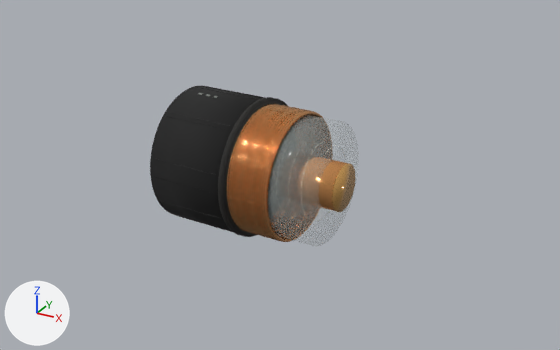
The glTF model public/models/rf-hj5-macro.glb: old version first, new version second.
The view is the same before and after, from a 50 mm camera at (12.9, -22.36, 11.06) aimed at (0.41, 0.34, -0.29). The axes (+X, +Y, +Z) are drawn at lower left. The lights are the same throughout. The picture after the commit comes second. Where no turn or scale is listed for an object, it has been applied to the vertices. Vertices at exactly the same position are counted once.

Names of what the first picture shows: 'air dielectric visual envelope', 'annular corrugated solid shield', 'hardline jacket cut wall', 'macro hardline jacket body', 'polished conductor cut face glow', 'polished solid center conductor' and 2 more.
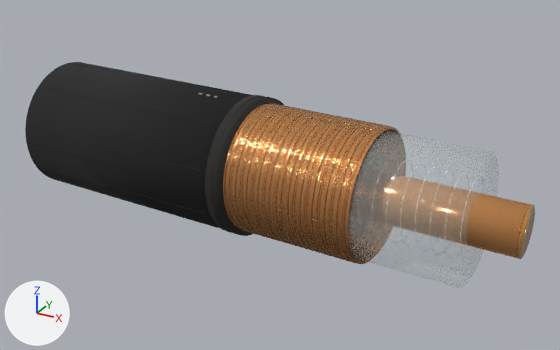
Pixel boxes (x1, y1, x2, y2) of what changed, in the pictures (560 x 350 px):
'air dielectric visual envelope', reshaped, moved: before (268, 115, 359, 247); after (348, 130, 499, 288)
'macro hardline jacket body', reshaped, moved (94% wider, 14% taller): before (150, 86, 266, 232); after (25, 62, 251, 229)
'annular corrugated solid shield', reshaped (82% wider, 17% taller): before (227, 104, 323, 242); after (223, 103, 399, 264)
'polished solid center conductor', reshaped, moved: before (319, 160, 347, 211); after (467, 194, 531, 259)
'hardline jacket cut wall', reshaped, moved (14% wider): before (218, 98, 288, 237); after (205, 95, 285, 236)
'polished conductor cut face glow', moved: before (332, 163, 356, 212); after (518, 204, 535, 259)

The change in detail:
me_cylinder_002 is used by ob_air_dielectric_visual_envelope; location (1.88, -0.08, 0.0).
me_cylinder_002 had 192 vertices, 380 faces and spanned x -0.87..0.87, y -2.24..2.24, z -2.2..2.2.
me_cylinder_002 now has 192 vertices, 380 faces and spans x -2.36..2.36, y -2.3..2.3, z -2.2..2.2.
me_cylinder_002 part 1: the whole mesh is multiplied about its middle by the matrix ((2.944, -0.085, 0.0), (-0.085, 1.004, 0.0), (0.0, 0.0, 1.0)).
me_annular_corrugated_solid_shield_mesh is used by ob_annular_corrugated_solid_shield; location (0.0, 0.0, 0.0).
me_annular_corrugated_solid_shield_mesh had 12416 vertices, 24576 faces and spanned x -0.36..1.62, y -2.42..2.37, z -2.36..2.36.
me_annular_corrugated_solid_shield_mesh now has 25728 vertices, 51200 faces and spans x -0.87..4.57, y -2.55..2.39, z -2.36..2.36.
me_annular_corrugated_solid_shield_mesh part 2: 4 vertices moved within x -0.17..0.5, y -1.86..1.59, z -2.05..1.24; 12299 vertices removed from x -0.36..1.62, y -2.42..2.37, z -2.36..2.36; 25611 vertices added at x -0.87..4.57, y -2.55..2.39, z -2.36..2.36.
me_cylinder_001 is used by ob_hardline_jacket_cut_wall; location (-0.18, 0.01, 0.0).
me_cylinder_001 had 256 vertices, 508 faces and spanned x -0.21..0.21, y -2.55..2.55, z -2.55..2.55.
me_cylinder_001 now has 256 vertices, 508 faces and spans x -0.41..0.41, y -2.56..2.56, z -2.55..2.55.
me_cylinder_001 part 3: the whole mesh is multiplied about its middle by the matrix ((2.944, -0.085, 0.0), (-0.085, 1.004, 0.0), (0.0, 0.0, 1.0)).
me_cylinder is used by ob_macro_hardline_jacket_body; location (-1.72, 0.08, 0.0).
me_cylinder had 256 vertices, 508 faces and spanned x -1.63..1.63, y -2.58..2.58, z -2.52..2.52.
me_cylinder now has 256 vertices, 508 faces and spans x -4.6..4.6, y -2.71..2.71, z -2.52..2.52.
me_cylinder part 4: the whole mesh is multiplied about its middle by the matrix ((2.944, -0.085, 0.0), (-0.085, 1.004, 0.0), (0.0, 0.0, 1.0)).
me_cylinder_003 is used by ob_polished_solid_center_conductor; location (1.65, -0.07, 0.0).
me_cylinder_003 had 256 vertices, 508 faces and spanned x -1.57..1.57, y -0.91..0.91, z -0.85..0.85.
me_cylinder_003 now has 256 vertices, 508 faces and spans x -4.54..4.54, y -1.04..1.04, z -0.85..0.85.
me_cylinder_003 part 5: the whole mesh is multiplied about its middle by the matrix ((2.944, -0.085, 0.0), (-0.085, 1.004, 0.0), (0.0, 0.0, 1.0)).
Object 'air dielectric visual envelope' (ob_air_dielectric_visual_envelope) moves from (1.88, -0.08, 0.0) to (5.54, -0.24, 0.0).
Object 'hardline jacket cut wall' (ob_hardline_jacket_cut_wall) moves from (-0.18, 0.01, 0.0) to (-0.53, 0.02, 0.0).
Object 'macro hardline jacket body' (ob_macro_hardline_jacket_body) moves from (-1.72, 0.08, 0.0) to (-5.06, 0.22, 0.0).
Object 'polished conductor cut face glow' (ob_polished_conductor_cut_face_glow) moves from (3.18, -0.14, 0.0) to (9.37, -0.41, 0.0).
Object 'polished solid center conductor' (ob_polished_solid_center_conductor) moves from (1.65, -0.07, 0.0) to (4.86, -0.21, 0.0).
